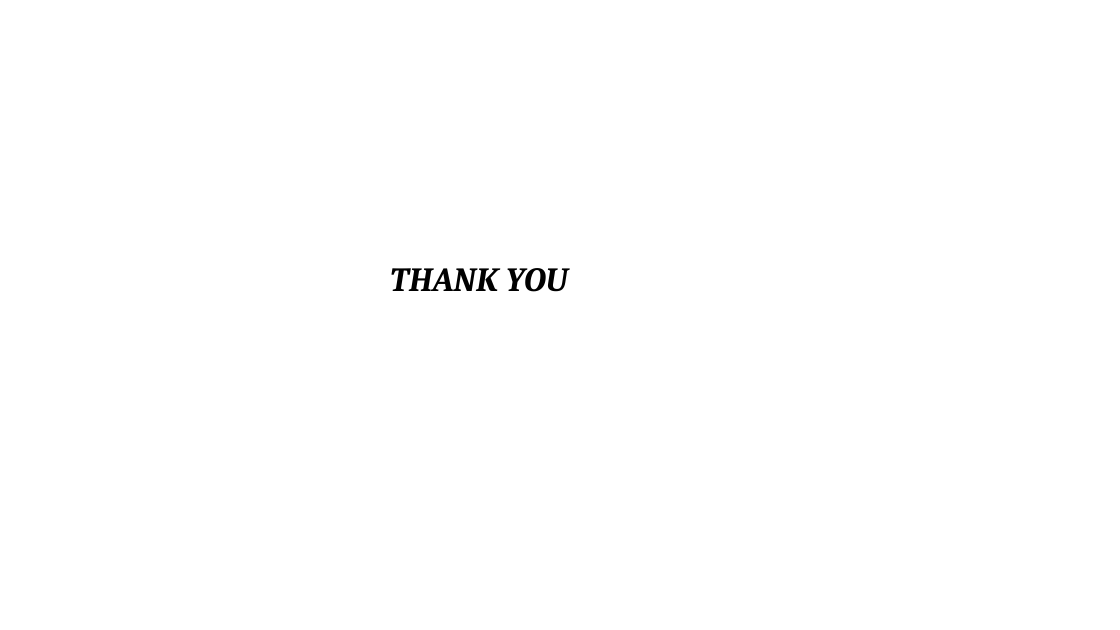
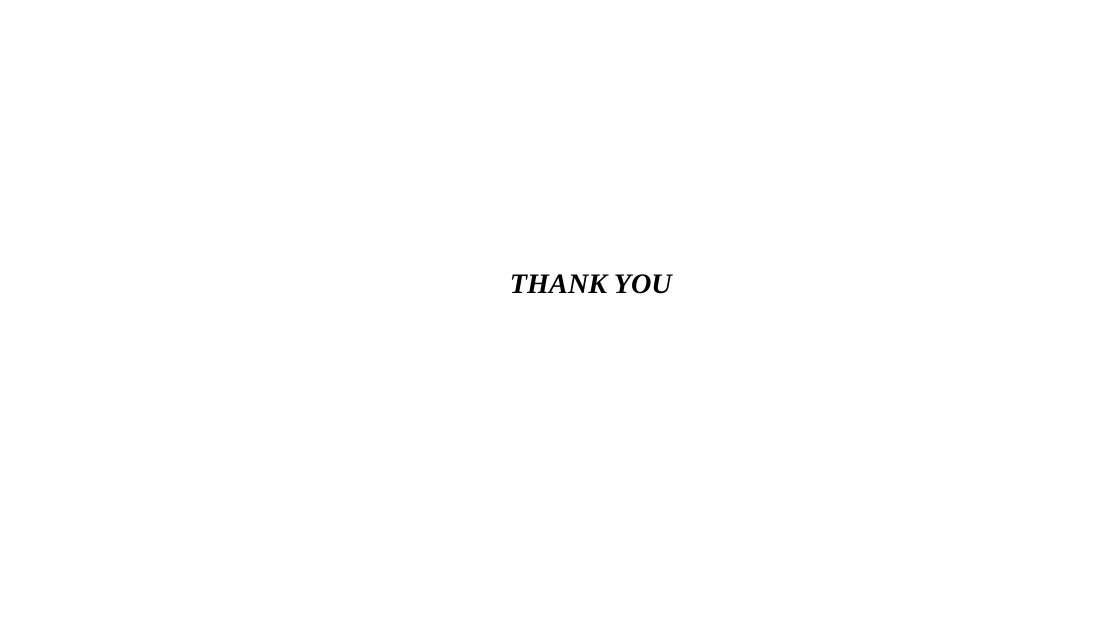
Before and after one commit to ihsanul1234/mini_project_ppt, a slide deck: slide 14 of 14.pptx (slide 12 before the commit). Drawn at 1120x630 pixels with LibreOffice and Linux fonts; fonts in the diff are those of the drawing. Boxes give left, top, right and bottom in pixels: in the first picture for what was removed or moved away, otherwise in the second. Text is boxed around its words. In the diff, an @@ line names an element or a change of style, - is before the commit and + after.

```diff
--- a/14.pptx
+++ b/14.pptx
@@ text "THANK YOU": place and size @@
-text "THANK YOU" at box(390, 268, 568, 292)
+text "THANK YOU" at box(510, 274, 672, 294)
@@ text "THANK YOU" at box(510, 274, 672, 294): size 24 to 20 pt, font Cambria to Times New Roman @@
```
Also in this commit, not shown: 8 other slides changed, 3 slides added, 1 slide removed.
